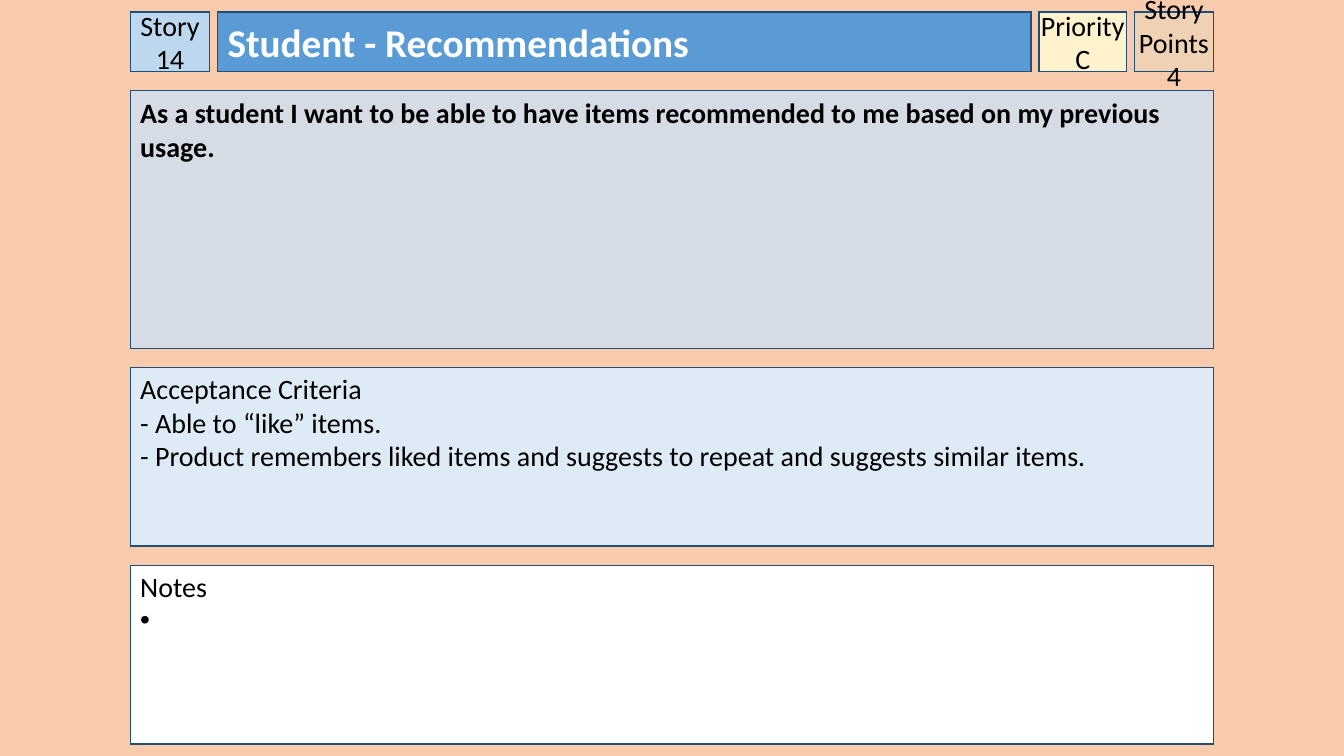
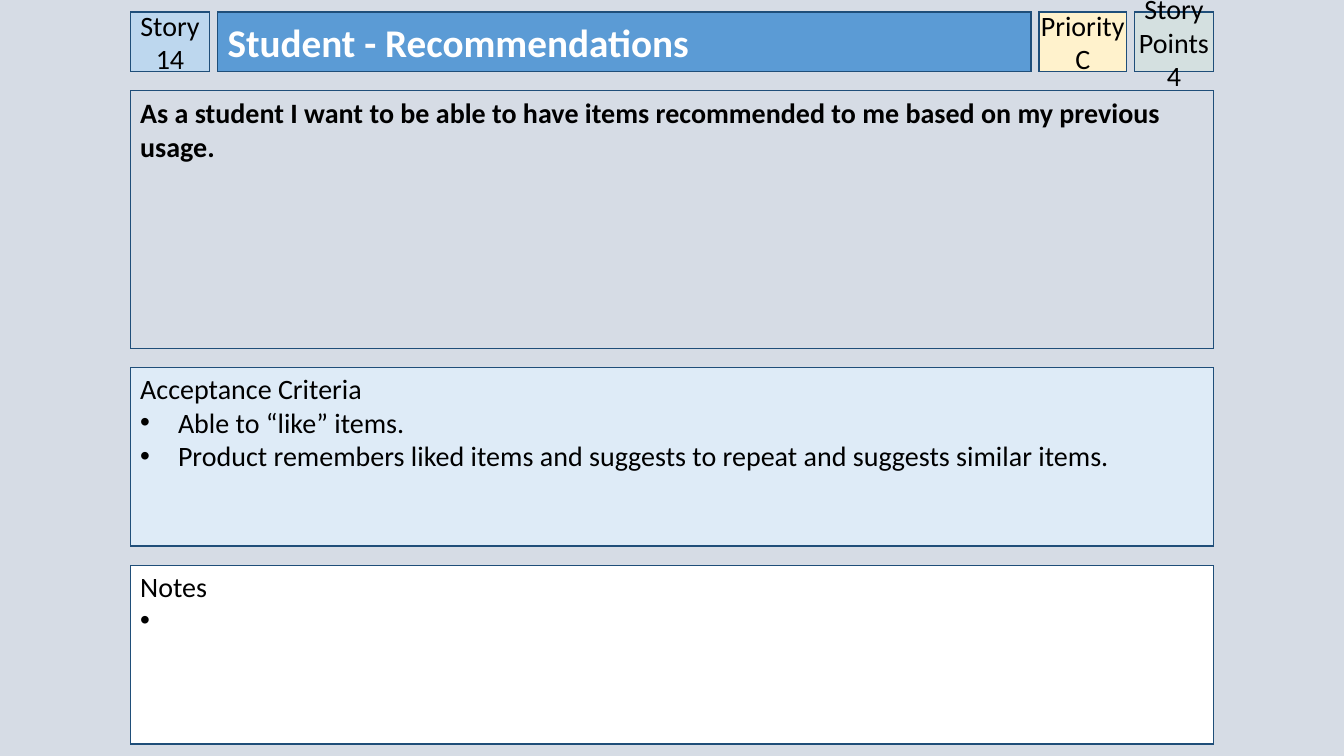
Before and after one commit to owencharters/IFB299, a slide deck: slide 15 of IFB299 - Collaborated User Stories - 2.pptx. Drawn at 1344x756 pixels with LibreOffice and Linux fonts; fonts in the diff are those of the drawing. Boxes give left, top, right and bottom in pixels: in the first picture for what was removed or moved away, otherwise in the second. Text is boxed around its words. In the diff, an @@ line names an element or a change of style, - is before the commit and + after.

```diff
--- a/IFB299 - Collaborated User Stories - 2.pptx
+++ b/IFB299 - Collaborated User Stories - 2.pptx
@@ background #F8CBAD to #D6DCE5 @@
@@ text in rectangle at [178, 413, 1108, 471]: text changed @@
-- Able to “like” items.
-- Product remembers liked items and suggests to repeat and suggests similar items.
+• Able to “like” items.
+• Product remembers liked items and suggests to repeat and suggests similar items.
```
Also in this commit, not shown: 18 other slides changed, 1 slide added, 1 other file.
